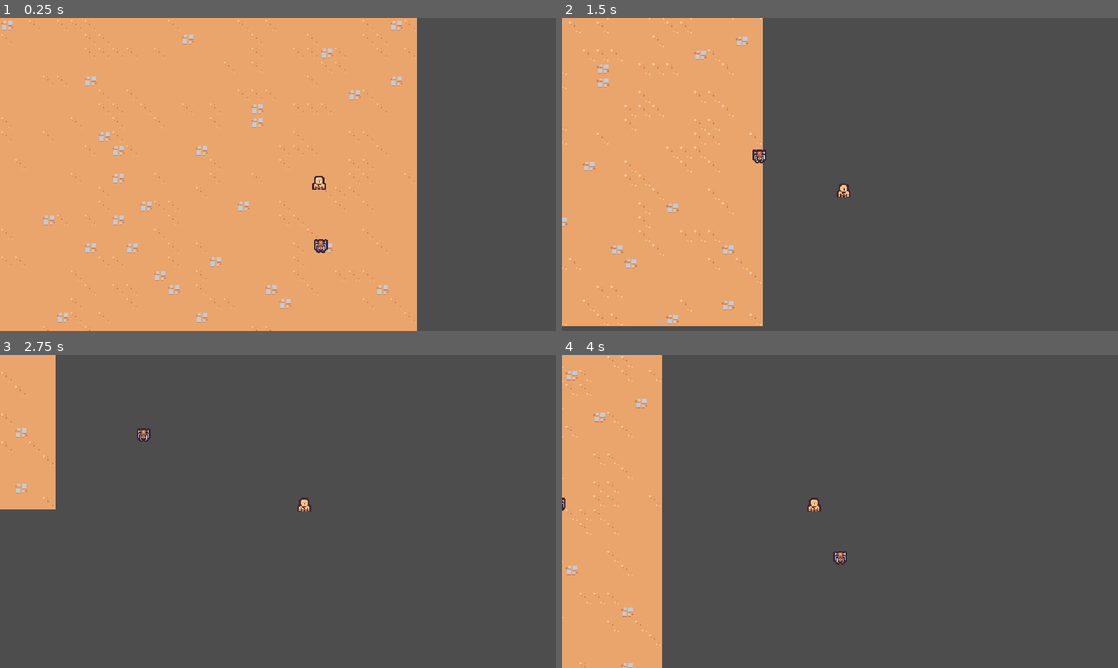
Above: before the commit, frames 1-4 (two rows, left to right).
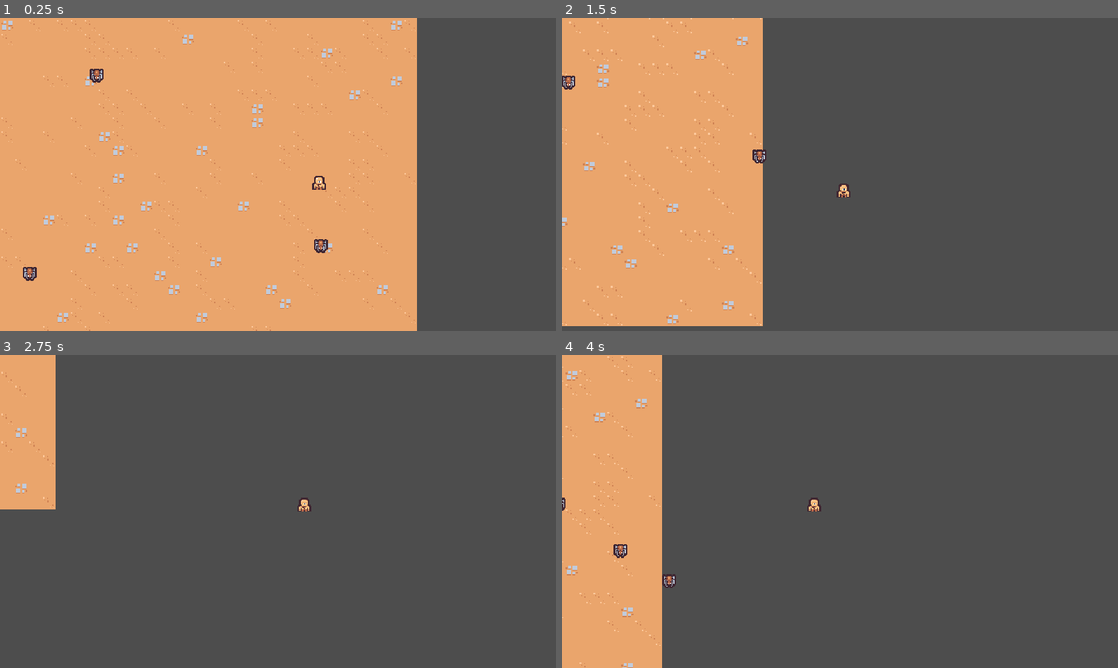
Above: after the commit, the same moments.

Repository: tiannahenrylewis/GodotCrashCourse
Game: Godot game, scene res://Scenes/Main/main.tscn
Two runs of this game, one before a commit and one after it. Both use one fixed random seed, a clock stepped at 60 frames per second and the inputs below.
Inputs:
- Up to frame 1 (0.25 s): no input
- Up to frame 2 (1.5 s): hold D (move_right) 0.53-1.28 s; hold S (move_down) from 1.28 s (still down)
- Up to frame 3 (2.75 s): release S (move_down) at 2.03 s; hold D (move_right) from 2.03 s (still down)
- Up to frame 4 (4 s): release D (move_right) at 2.78 s; hold W (move_up) 2.78-3.53 s; hold Left (move_left) from 3.53 s (still down)

The runs differ from the first frame. In frame 1, 0.2% of the frame differs, in the area x 4-19%, y 16-84%; in frame 2, 0.1%; in frame 3, 0.1%; in frame 4, 0.3%, in the area x 9-52%, y 60-75%.

Commit message:
S2: Destroying Enemies

Diff:
--- a/Scenes/Ability/Controllers/SwordAbility/sword_ability_controller.gd
+++ b/Scenes/Ability/Controllers/SwordAbility/sword_ability_controller.gd
@@ -33,3 +33,7 @@
 	#insert into scene tree
 	player.get_parent().add_child(sword_instance)
 	sword_instance.global_position = enemies[0].global_position
+	sword_instance.global_position += Vector2.RIGHT.rotated(randf_range(0, TAU)) * 4
+
+	var enemy_direction = enemies[0].global_position - sword_instance.global_position
+	sword_instance.rotation = enemy_direction.angle()
--- a/Scenes/Ability/SwordAbility/sword_ability.tscn
+++ b/Scenes/Ability/SwordAbility/sword_ability.tscn
@@ -44,6 +44,18 @@
 "method": &"queue_free"
 }]
 }
+tracks/3/type = "value"
+tracks/3/imported = false
+tracks/3/enabled = true
+tracks/3/path = NodePath("Area2D/CollisionShape2D:disabled")
+tracks/3/interp = 1
+tracks/3/loop_wrap = true
+tracks/3/keys = {
+"times": PackedFloat32Array(0, 0.2, 0.4),
+"transitions": PackedFloat32Array(1, 1, 1),
+"update": 1,
+"values": [true, false, true]
+}
 
 [sub_resource type="Animation" id="Animation_no0xa"]
 length = 0.001
@@ -71,12 +83,27 @@
 "update": 0,
 "values": [Vector2(1, 1)]
 }
+tracks/2/type = "value"
+tracks/2/imported = false
+tracks/2/enabled = true
+tracks/2/path = NodePath("Area2D/CollisionShape2D:disabled")
+tracks/2/interp = 1
+tracks/2/loop_wrap = true
+tracks/2/keys = {
+"times": PackedFloat32Array(0),
+"transitions": PackedFloat32Array(1),
+"update": 1,
+"values": [true]
+}
 
 [sub_resource type="AnimationLibrary" id="AnimationLibrary_c011m"]
 _data = {
 "RESET": SubResource("Animation_no0xa"),
 "swing": SubResource("Animation_2inp2")
 }
+
+[sub_resource type="RectangleShape2D" id="RectangleShape2D_g41pr"]
+size = Vector2(22, 42)
 
 [node name="SwordAbility" type="Node2D"]
 
@@ -89,3 +116,12 @@
 [node name="Sprite2D" type="Sprite2D" parent="."]
 texture = ExtResource("1_cujh6")
 offset = Vector2(2.08165e-12, -3.999)
+
+[node name="Area2D" type="Area2D" parent="."]
+collision_layer = 4
+collision_mask = 0
+
+[node name="CollisionShape2D" type="CollisionShape2D" parent="Area2D"]
+position = Vector2(11, 4)
+shape = SubResource("RectangleShape2D_g41pr")
+disabled = true
--- a/Scenes/BasicEnemy/basic_enemy.gd
+++ b/Scenes/BasicEnemy/basic_enemy.gd
@@ -4,7 +4,7 @@
 
 # Called when the node enters the scene tree for the first time.
 func _ready():
-	pass # Replace with function body.
+	$Area2D.area_entered.connect(on_area_entered)
 
 
 # Called every frame. 'delta' is the elapsed time since the previous frame.
@@ -19,3 +19,7 @@
 	if player_node != null:
 		return (player_node.global_position - global_position).normalized()
 	return Vector2.ZERO
+
+
+func on_area_entered(other_area: Area2D):
+		queue_free()
--- a/Scenes/BasicEnemy/basic_enemy.tscn
+++ b/Scenes/BasicEnemy/basic_enemy.tscn
@@ -1,7 +1,10 @@
-[gd_scene load_steps=4 format=3 uid="uid://hk8madve4g4q"]
+[gd_scene load_steps=5 format=3 uid="uid://hk8madve4g4q"]
 
 [ext_resource type="Texture2D" uid="uid://cfxn8xhfqvap5" path="res://Scenes/BasicEnemy/basic_enemy.png" id="1_1r08b"]
 [ext_resource type="Script" path="res://Scenes/BasicEnemy/basic_enemy.gd" id="1_k2vko"]
+
+[sub_resource type="CircleShape2D" id="CircleShape2D_jndac"]
+radius = 12.0
 
 [sub_resource type="CircleShape2D" id="CircleShape2D_bxagc"]
 radius = 7.0
@@ -10,6 +13,15 @@
 collision_layer = 0
 script = ExtResource("1_k2vko")
 
+[node name="Area2D" type="Area2D" parent="."]
+collision_layer = 0
+collision_mask = 4
+
+[node name="CollisionShape2D" type="CollisionShape2D" parent="Area2D"]
+position = Vector2(0, -4)
+shape = SubResource("CircleShape2D_jndac")
+debug_color = Color(0.65098, 0.501961, 0.392157, 0.419608)
+
 [node name="Sprite2D" type="Sprite2D" parent="."]
 texture = ExtResource("1_1r08b")
 offset = Vector2(2.08165e-12, -2.999)
--- a/Scenes/Main/main.tscn
+++ b/Scenes/Main/main.tscn
@@ -25,3 +25,12 @@
 
 [node name="BasicEnemy3" parent="." instance=ExtResource("4_jrk7u")]
 position = Vector2(49, 322)
+
+[node name="BasicEnemy4" parent="." instance=ExtResource("4_jrk7u")]
+position = Vector2(212, 322)
+
+[node name="BasicEnemy5" parent="." instance=ExtResource("4_jrk7u")]
+position = Vector2(291, 70)
+
+[node name="BasicEnemy6" parent="." instance=ExtResource("4_jrk7u")]
+position = Vector2(153, 201)
--- a/project.godot
+++ b/project.godot
@@ -50,6 +50,12 @@
 ]
 }
 
+[layer_names]
+
+2d_physics/layer_1="Terrain"
+2d_physics/layer_2="Player"
+2d_physics/layer_3="Enemy"
+
 [rendering]
 
 textures/canvas_textures/default_texture_filter=0
Not shown: 1 places in Scenes/Ability/SwordAbility/sword_ability.tscn that only renumber resources
